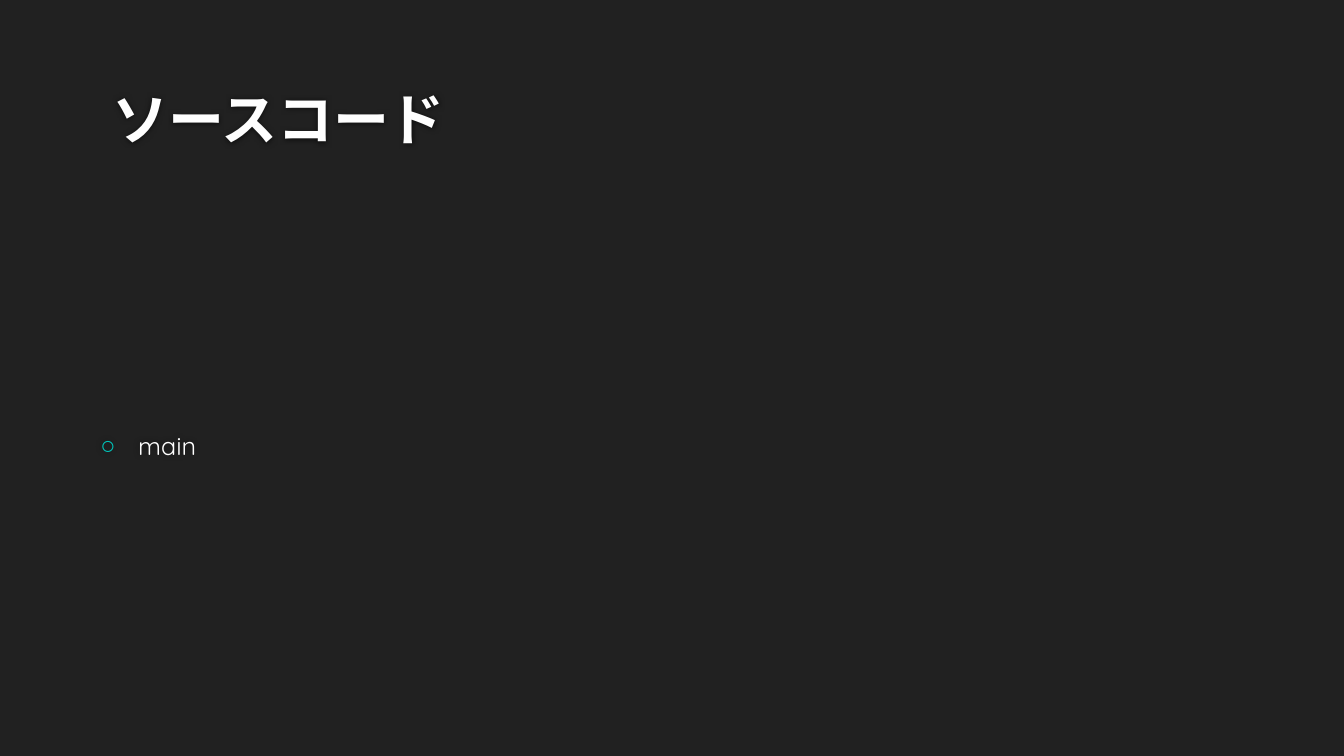
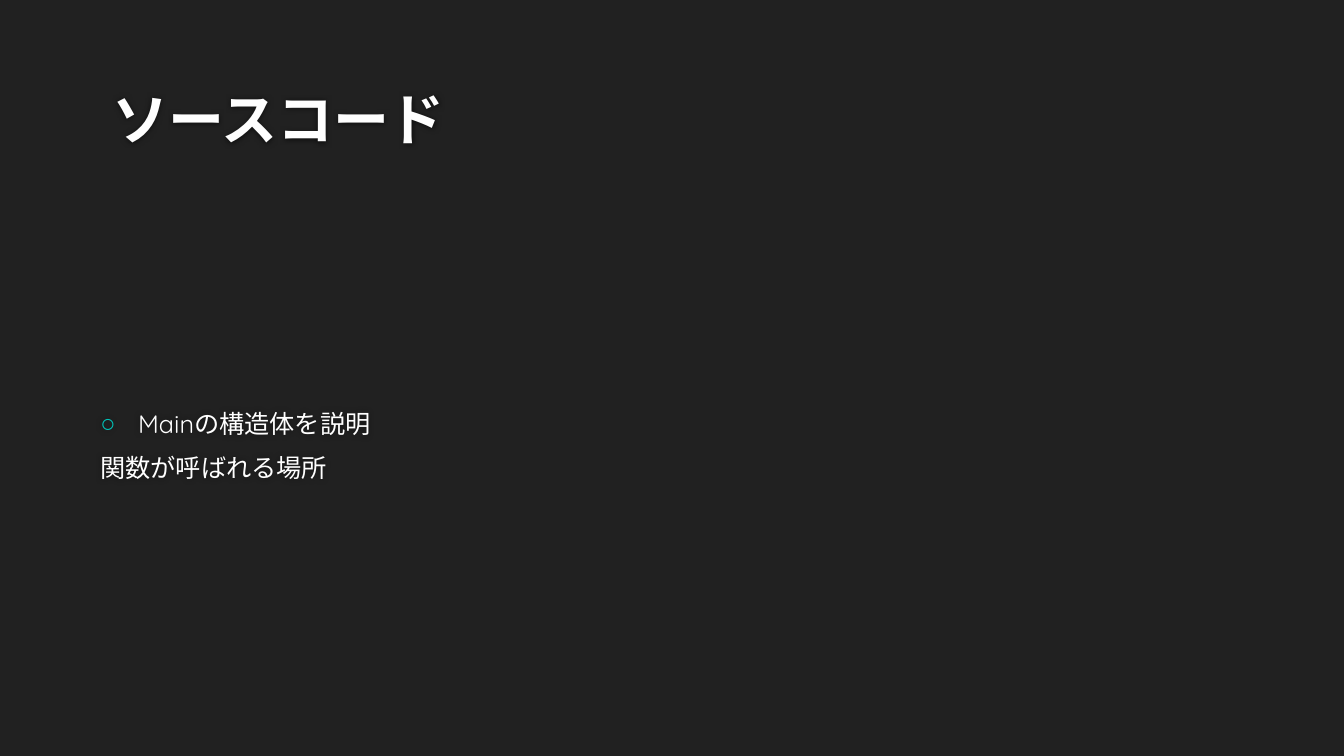
Before and after one commit to ie03-aizu-2019/ie03project-team_linearsystem, a slide deck: slide 10 of ソフトウェア総合演習.pptx. Drawn at 1344x756 pixels with LibreOffice and Linux fonts; fonts in the diff are those of the drawing; background and template pictures are left out. Boxes give left, top, right and bottom in pixels: in the first picture for what was removed or moved away, otherwise in the second. Text is boxed around its words. In the diff, an @@ line names an element or a change of style, - is before the commit and + after.

```diff
--- a/ソフトウェア総合演習.pptx
+++ b/ソフトウェア総合演習.pptx
@@ text at <box>100,412,370,479</box>: text changed @@
-○ main
+○ Mainの構造体を説明
+関数が呼ばれる場所
```
Also in this commit, not shown: 2 other slides changed, 2 slides added.
